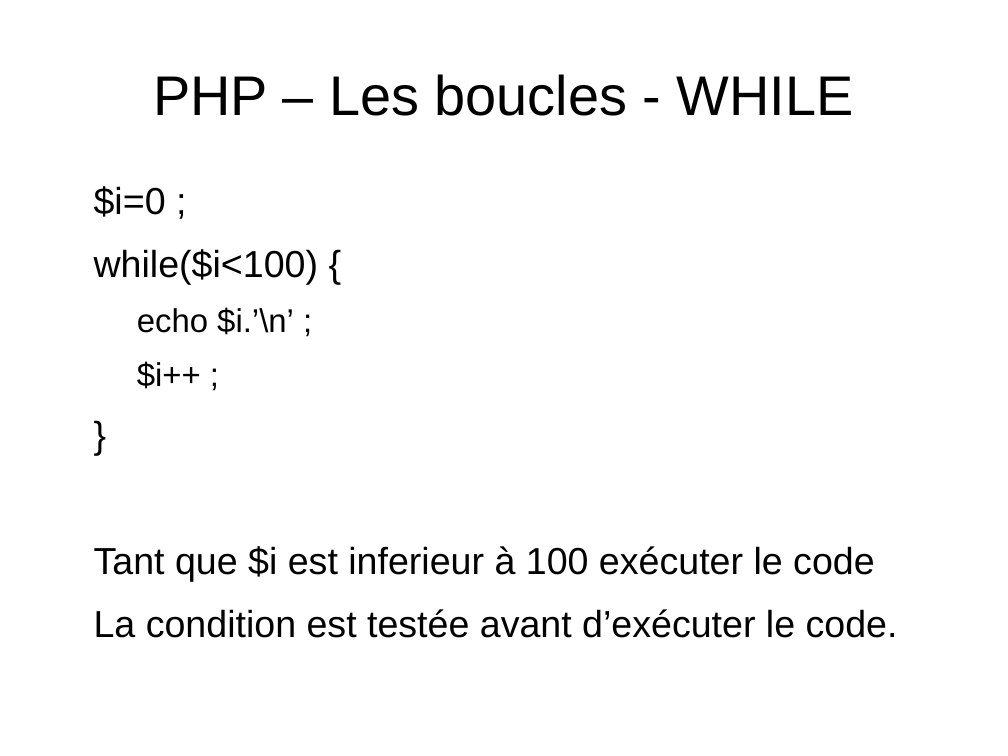
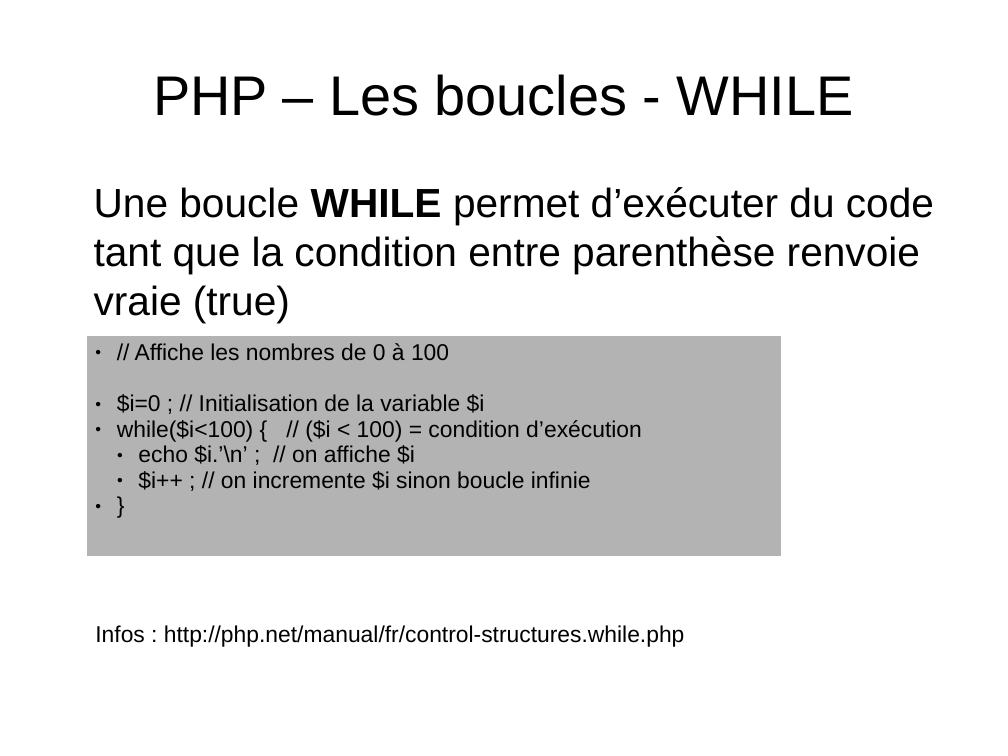
Before and after one commit to NicoM88/formation, a slide deck: slide 17 of PHP/formation.odp (slide 18 before the commit). Drawn at 1008x756 pixels with LibreOffice and Linux fonts; fonts in the diff are those of the drawing. Boxes give left, top, right and bottom in pixels: in the first picture for what was removed or moved away, otherwise in the second. Text is boxed around its words. In the diff, an @@ line names an element or a change of style, - is before the commit and + after.

```diff
--- a/PHP/formation.odp
+++ b/PHP/formation.odp
@@ text at (94, 187, 934, 322): text changed; size 29.6 to 32 pt @@
-$i=0 ;
-while($i<100) {
-  echo $i.’\n’ ;
-  $i++ ;
-}
-Tant que $i est inferieur à 100 exécuter le code
-La condition est testée avant d’exécuter le code.
+Une boucle WHILE permet d’exécuter du code tant que la condition entre parenthèse renvoie vraie (true)
@@ table added at (86, 335, 781, 555), 1 rows, 1 columns @@
+// Affiche les nombres de 0 à 100 / $i=0 ; // Initialisation de la variable $i / while($i<100) { // ($i < 100) = condition d’exécution / echo $i.’\n’ ; // on affiche $i / $i++ ; // on incremente $i sinon boucle infinie / }
@@ text added at (95, 625, 685, 647), 18 pt, text #000000 @@
+Infos : http://php.net/manual/fr/control-structures.while.php
```
Also in this commit, not shown: 21 other slides changed, 2 slides added, 3 slides removed, 4 other files.
